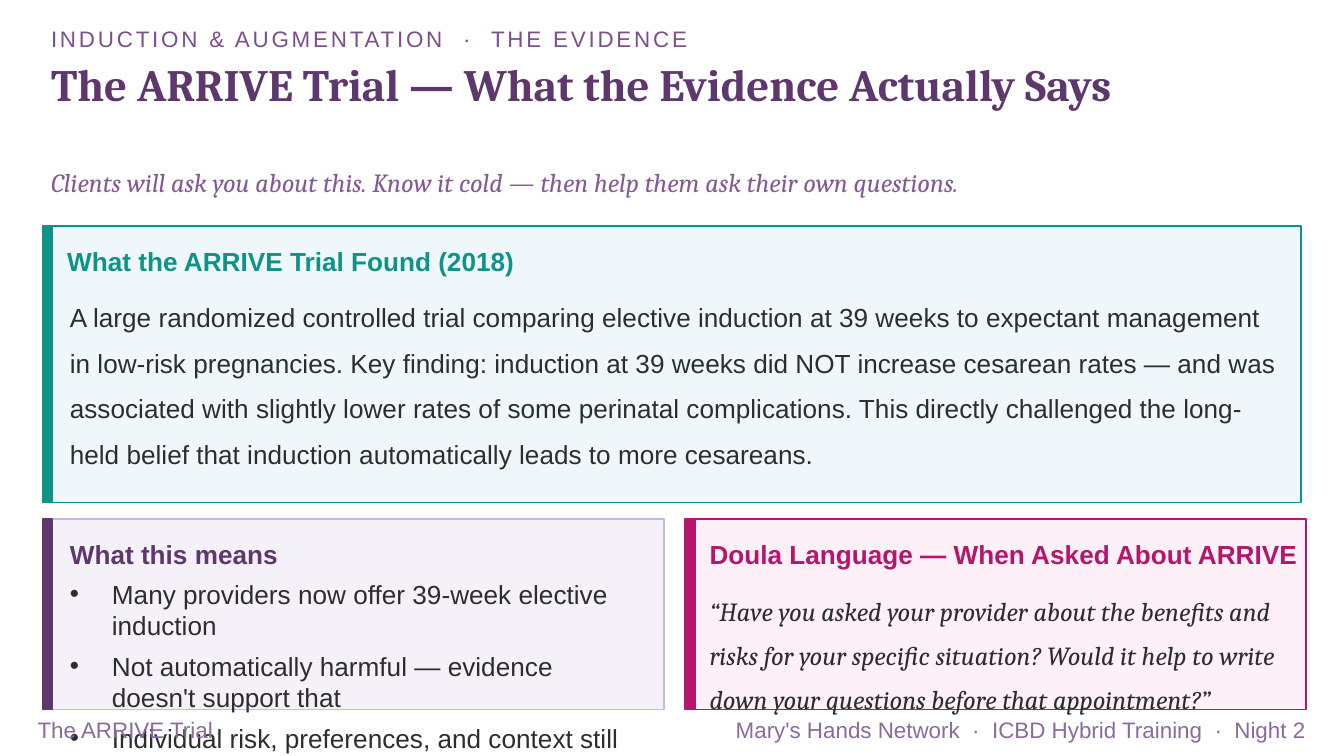
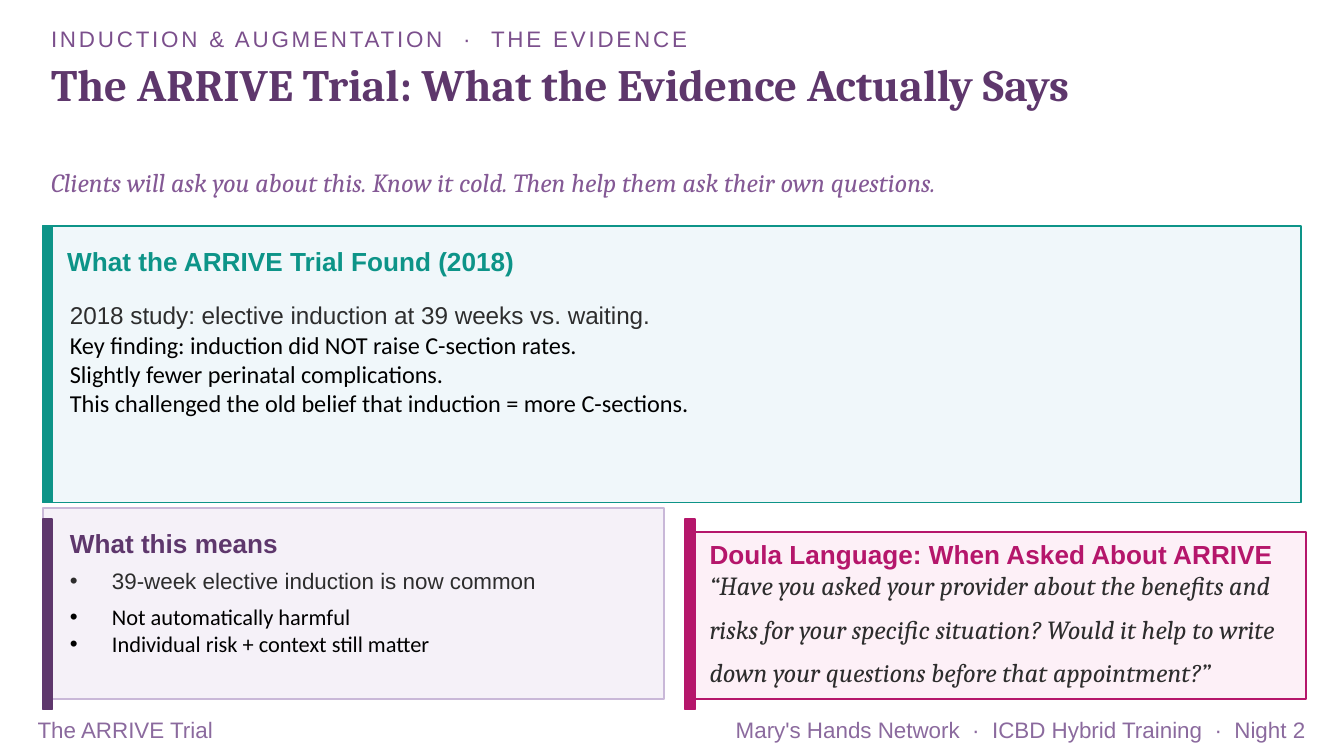
Before and after one commit to maryshandsnetwork-ai/MHNWebsiteTest, a slide deck: slide 41 of assets/training/mhn-icbd-night-2.pptx. Drawn at 1344x756 pixels with LibreOffice and Linux fonts; fonts in the diff are those of the drawing. Boxes give left, top, right and bottom in pixels: in the first picture for what was removed or moved away, otherwise in the second. Text is boxed around its words. In the diff, an @@ line names an element or a change of style, - is before the commit and + after.

```diff
--- a/assets/training/mhn-icbd-night-2.pptx
+++ b/assets/training/mhn-icbd-night-2.pptx
@@ text at (x1=51, y1=70, x2=1069, y2=111): text changed @@
-The ARRIVE Trial — What the Evidence Actually Says
+The ARRIVE Trial: What the Evidence Actually Says
@@ text at (x1=51, y1=174, x2=936, y2=198): text changed @@
-Clients will ask you about this. Know it cold — then help them ask their own questions.
+Clients will ask you about this. Know it cold. Then help them ask their own questions.
@@ text at (x1=70, y1=306, x2=689, y2=416): text changed; size 14 to 13 pt; font Arial to Calibri; text colour #2D2D2D to #000000 @@
-A large randomized controlled trial comparing elective induction at 39 weeks to expectant management in low-risk pregnancies. Key finding: induction at 39 weeks did NOT increase cesarean rates — and was associated with slightly lower rates of some perinatal complications. This directly challenged the long-held belief that induction automatically leads to more cesareans.
+2018 study: elective induction at 39 weeks vs. waiting.
+Key finding: induction did NOT raise C-section rates.
+Slightly fewer perinatal complications.
+This challenged the old belief that induction = more C-sections.
@@ rectangle moved from (x1=43, y1=519, x2=664, y2=710) to (x1=43, y1=508, x2=664, y2=699) @@
@@ text "What this means" moved from (x1=70, y1=545, x2=278, y2=565) to (x1=70, y1=534, x2=278, y2=554) @@
@@ rectangle resized from (x1=685, y1=519, x2=1306, y2=710) to (x1=685, y1=532, x2=1306, y2=699) @@
@@ text at (x1=710, y1=545, x2=1272, y2=569): text changed @@
-Doula Language — When Asked About ARRIVE
+Doula Language: When Asked About ARRIVE
@@ text "“Have you asked your provider ..." moved from (x1=710, y1=602, x2=1274, y2=715) to (x1=710, y1=576, x2=1274, y2=688) @@
@@ text at (x1=112, y1=572, x2=536, y2=652): text changed; size 14 to 12 pt; font Arial to Calibri; text colour #2D2D2D to #000000 @@
-• Many providers now offer 39-week elective induction
-• Not automatically harmful — evidence doesn't support that
-• Individual risk, preferences, and context still matter
+• 39-week elective induction is now common
+• Not automatically harmful
+• Individual risk + context still matter
```
Also in this commit, not shown: 70 other slides changed, 1 other file.
